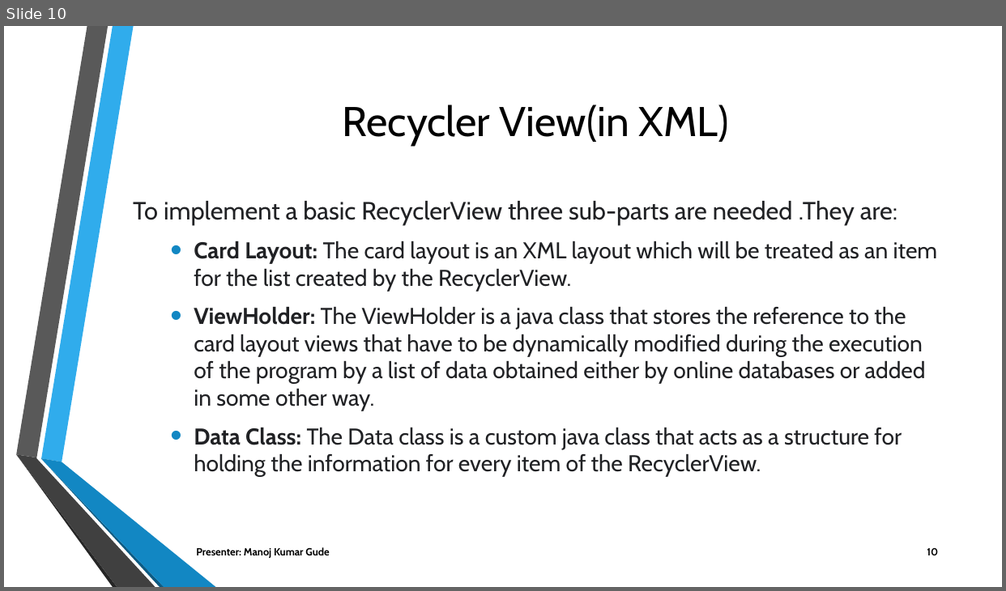
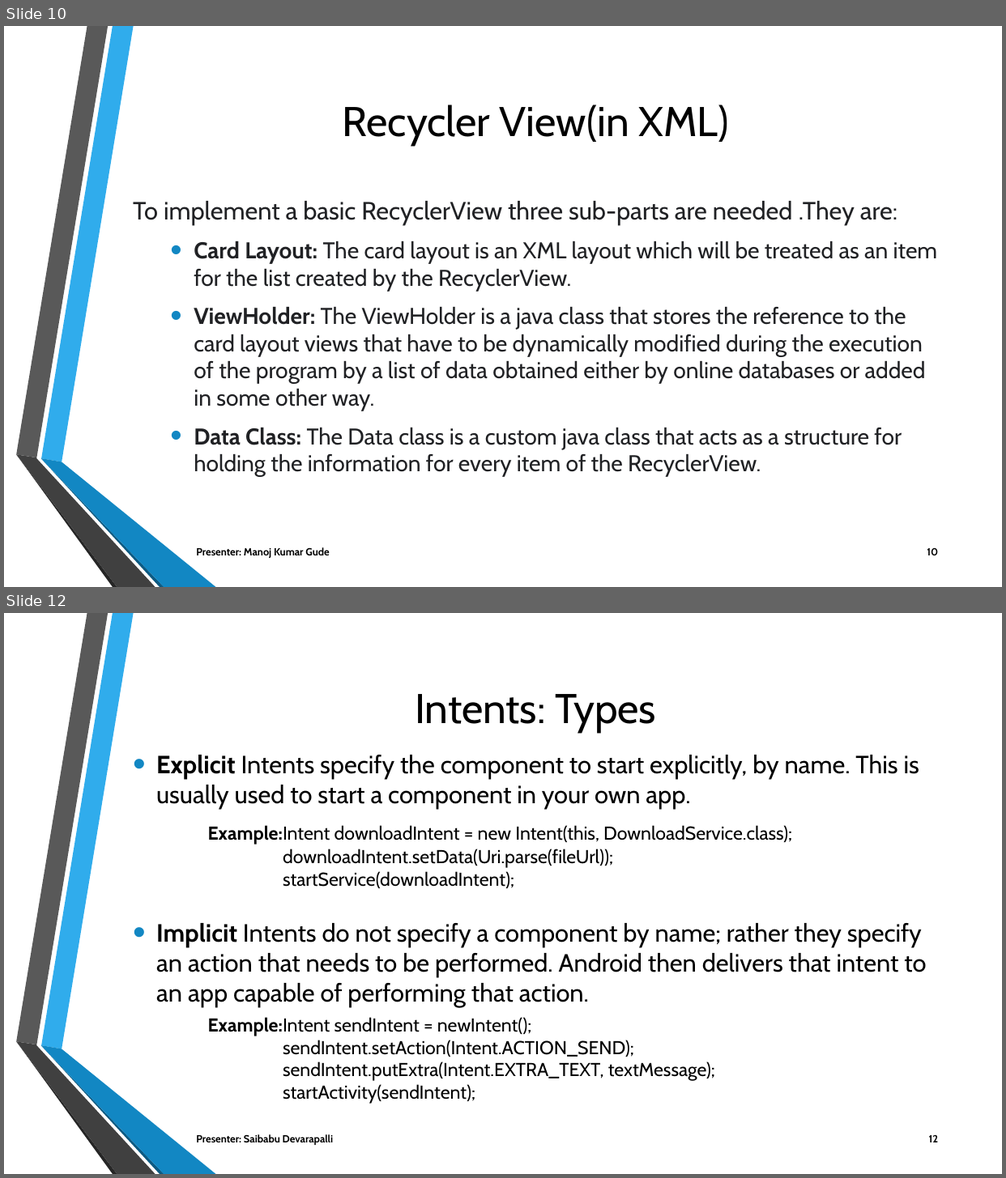
Before and after one commit to Sec03Team05Fall22GDP1/FreebiesforNewbies, a slide deck: Project_Files/Sprint10/FREEBIES FOR NEWBIES Workshop2 (1).pptx. Shown one above the other, each under a label of ours: slide 10 before the commit, slides 10 and 12 after it; the slides between them are not shown. The pictures are 1006x591 and 1006x1178 pixels, drawn with LibreOffice and Linux fonts; fonts in the diff are those of the drawing; background and template pictures are left out. Boxes give left, top, right and bottom in pixels: in the first picture for what was removed or moved away, otherwise in the second. Text is boxed around its words. In the diff, an @@ line names an element or a change of style, - is before the commit and + after.

Commit message:
Updated workshop slides on Intents

```diff
--- a/Project_Files/Sprint10/FREEBIES FOR NEWBIES Workshop2 (1).pptx
+++ b/Project_Files/Sprint10/FREEBIES FOR NEWBIES Workshop2 (1).pptx
@@ slide 12 added at box(4, 613, 1002, 1174), background picture (left out); not listed: 6 template elements that a slide beside it also shows @@
@@ title added at box(415, 694, 656, 731), 40 pt, text #000000 @@
+Intents: Types
@@ text added at box(156, 755, 926, 1104), 18 pt, text #000000 @@
+• Explicit Intents specify the component to start explicitly, by name. This is usually used to start a component in your own app.
+Example:Intent downloadIntent = new Intent(this, DownloadService.class);
+downloadIntent.setData(Uri.parse(fileUrl));
+startService(downloadIntent);
+• Implicit Intents do not specify a component by name; rather they specify an action that needs to be performed. Android then delivers that intent to an app capable of performing that action.
+Example:Intent sendIntent = newIntent();
+sendIntent.setAction(Intent.ACTION_SEND);
+sendIntent.putExtra(Intent.EXTRA_TEXT, textMessage);
+startActivity(sendIntent);
@@ text added at box(196, 1135, 333, 1145), 10 pt, text #000000, bold @@
+Presenter: Saibabu Devarapalli
@@ page number added at box(929, 1135, 938, 1143), 10 pt, text #000000, bold @@
+12
```
Also in this commit, not shown: 3 other slides added.
